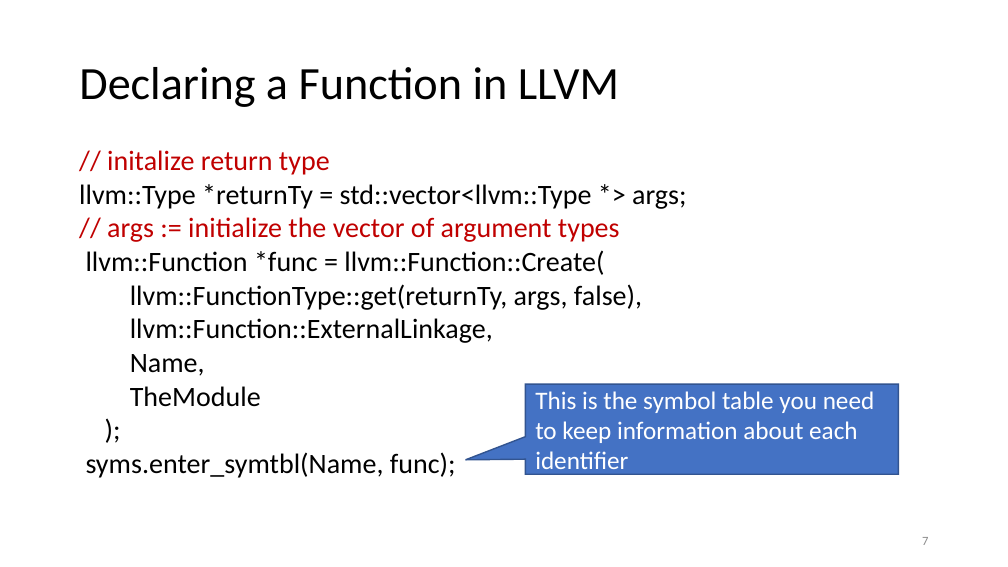
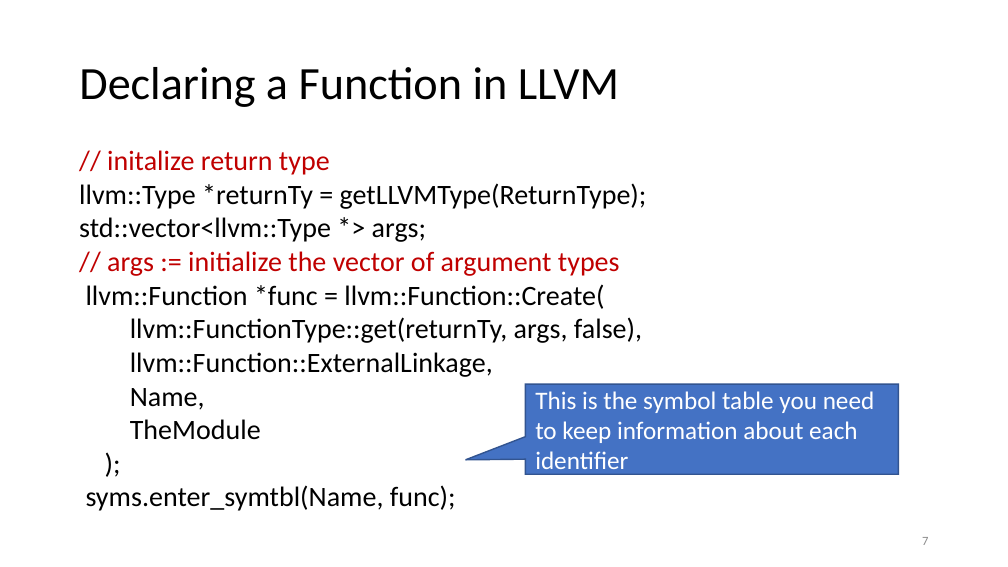
Before and after one commit to anoopsarkar/compilers-class, a slide deck: slide 7 of assets/ppt/codegen/decafLLVM.pptx. Drawn at 1008x567 pixels with LibreOffice and Linux fonts; fonts in the diff are those of the drawing. Boxes give left, top, right and bottom in pixels: in the first picture for what was removed or moved away, otherwise in the second. Text is boxed around its words. In the diff, an @@ line names an element or a change of style, - is before the commit and + after.

Commit message:
fixed typos in sdt and llvm slides

```diff
--- a/assets/ppt/codegen/decafLLVM.pptx
+++ b/assets/ppt/codegen/decafLLVM.pptx
@@ text at <box>79,183,647,242</box>: text changed @@
-llvm::Type *returnTy = std::vector<llvm::Type *> args;
+llvm::Type *returnTy = getLLVMType(ReturnType);
+std::vector<llvm::Type *> args;
```
Also in this commit, not shown: 3 other files.
